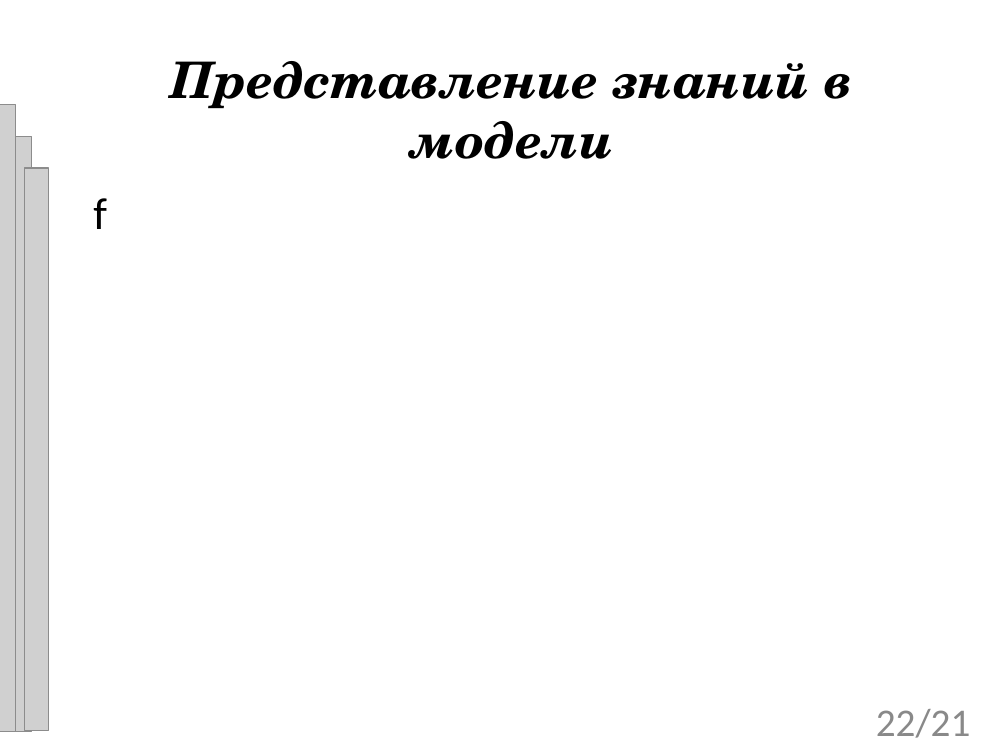
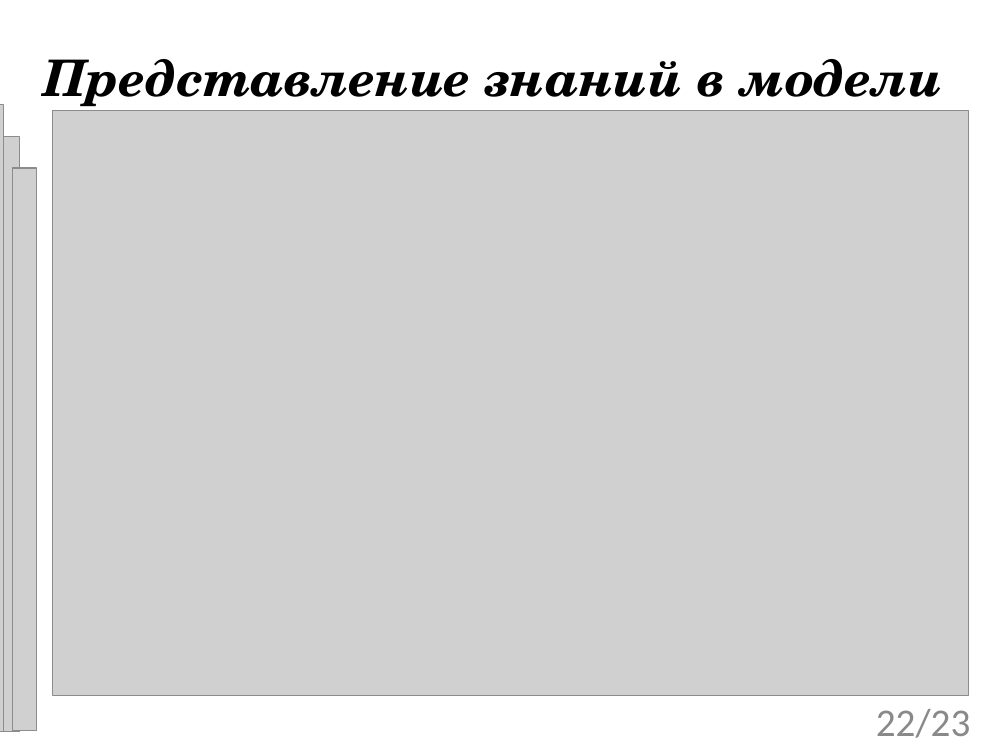
Before and after one commit to tom-trix/SynchAlgorithms, a slide deck: slide 22 of text/Mitrakov.ppt. Drawn at 1008x756 pixels with LibreOffice and Linux fonts; fonts in the diff are those of the drawing; grey boxes stand for pictures; background and template pictures are left out. Boxes give left, top, right and bottom in pixels: in the first picture for what was removed or moved away, otherwise in the second. Text is boxed around its words. In the diff, an @@ line names an element or a change of style, - is before the commit and + after.

```diff
--- a/text/Mitrakov.ppt
+++ b/text/Mitrakov.ppt
@@ title "Представление знаний в модели" rewrapped from [171, 61, 853, 159] to [43, 59, 943, 113] @@
@@ 3 pictures: place and size @@
-3 pictures at [0, 105, 48, 731]
+3 pictures at [0, 105, 36, 731]
@@ picture added at [52, 110, 968, 696] @@
@@ subtitle removed at [93, 198, 107, 229] @@
-f
@@ page number at [876, 709, 970, 738]: text changed @@
-22/21
+22/23
```
Also in this commit, not shown: 18 other slides changed, 4 slides added, 4 slides removed, 1 other file.
